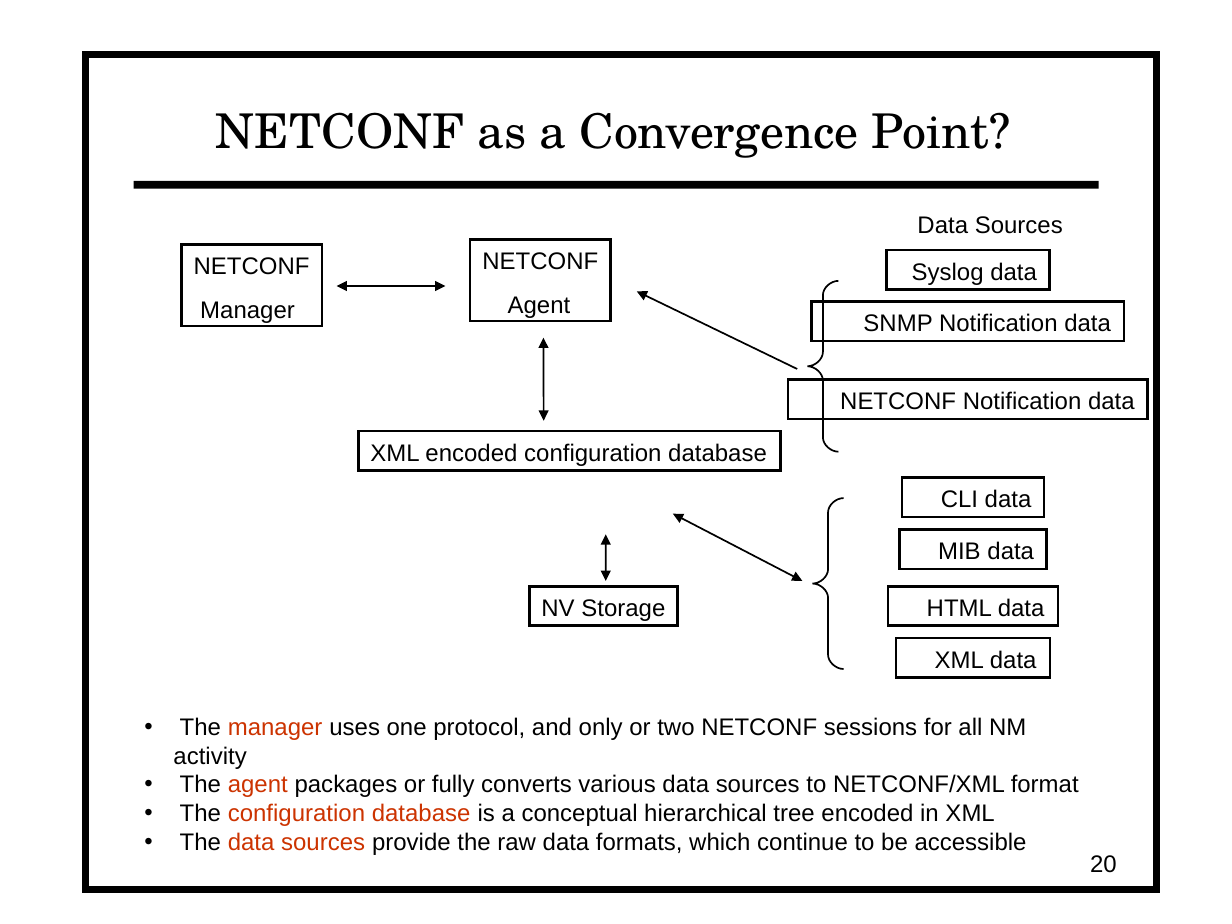
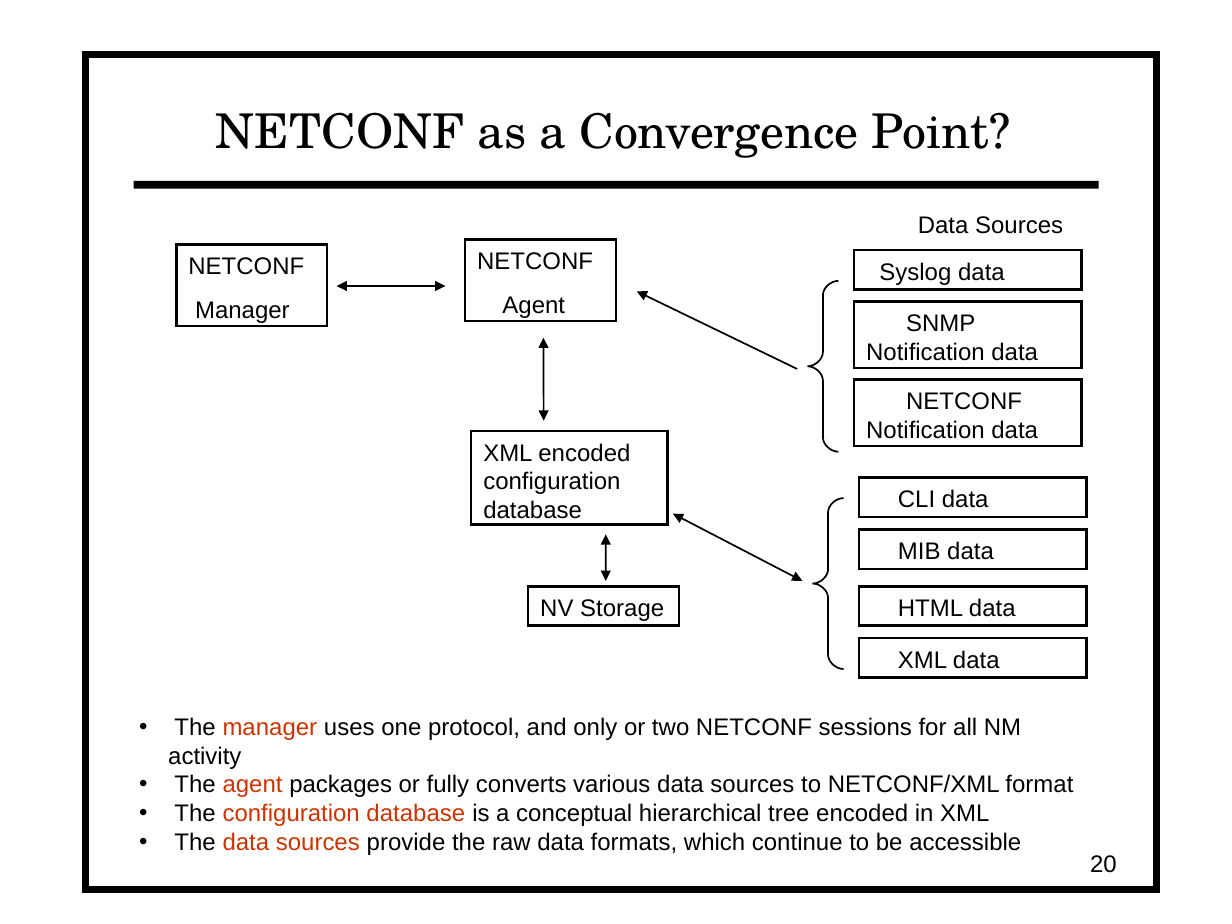
Before and after one commit to vlvassilev/yuma123, a slide deck: slide 20 of netconf/doc/netconfcentral_slides/yang_getting_started2.odp. Drawn at 1232x924 pixels with LibreOffice and Linux fonts; fonts in the diff are those of the drawing. Boxes give left, top, right and bottom in pixels: in the first picture for what was removed or moved away, otherwise in the second. Text is boxed around its words. In the diff, an @@ line names an element or a change of style, - is before the commit and + after.

```diff
--- a/netconf/doc/netconfcentral_slides/yang_getting_started2.odp
+++ b/netconf/doc/netconfcentral_slides/yang_getting_started2.odp
@@ rectangle "NETCONF": place and size @@
-rectangle "NETCONF" at <box>471,239,611,320</box>
+rectangle "NETCONF" at <box>464,239,616,320</box>
@@ rectangle "NETCONF": place and size @@
-rectangle "NETCONF" at <box>181,245,322,326</box>
+rectangle "NETCONF" at <box>176,245,328,326</box>
@@ rectangle "Syslog data": place and size @@
-rectangle "Syslog data" at <box>886,250,1048,290</box>
+rectangle "Syslog data" at <box>854,250,1082,290</box>
@@ rectangle "SNMP Notification data": place and size @@
-rectangle "SNMP Notification data" at <box>812,302,1125,341</box>
+rectangle "SNMP Notification data" at <box>854,302,1082,368</box>
@@ rectangle "NETCONF Notification data": place and size @@
-rectangle "NETCONF Notification data" at <box>788,379,1148,419</box>
+rectangle "NETCONF Notification data" at <box>854,379,1082,446</box>
@@ rectangle "XML encoded configuration database": place and size @@
-rectangle "XML encoded configuration database" at <box>359,431,781,471</box>
+rectangle "XML encoded configuration database" at <box>471,431,668,525</box>
@@ rectangle "CLI data": place and size @@
-rectangle "CLI data" at <box>902,478,1044,517</box>
+rectangle "CLI data" at <box>859,478,1087,517</box>
@@ rectangle "MIB data": place and size @@
-rectangle "MIB data" at <box>899,530,1046,569</box>
+rectangle "MIB data" at <box>859,530,1087,569</box>
@@ rectangle "HTML data": place and size @@
-rectangle "HTML data" at <box>888,586,1058,626</box>
+rectangle "HTML data" at <box>859,586,1087,626</box>
@@ rectangle "XML data": place and size @@
-rectangle "XML data" at <box>896,638,1050,678</box>
+rectangle "XML data" at <box>859,638,1087,678</box>
@@ text "The manager uses one protocol, ...": place and size @@
-text "The manager uses one protocol, ..." at <box>173,717,1079,855</box>
+text "The manager uses one protocol, ..." at <box>168,717,1073,855</box>
```
Also in this commit, not shown: 13 other slides changed, 22 other files.
